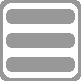
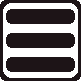
Two versions of the same layered image (w=81, h=81). Layer-by-layer changes:
painted on "Pasted Layer" over <box>0,0,81,81</box>
